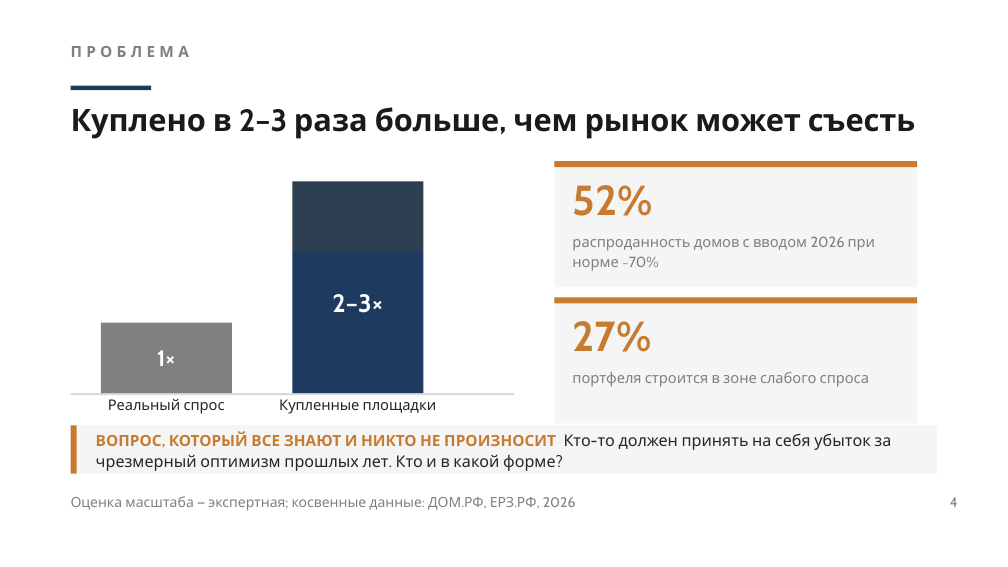
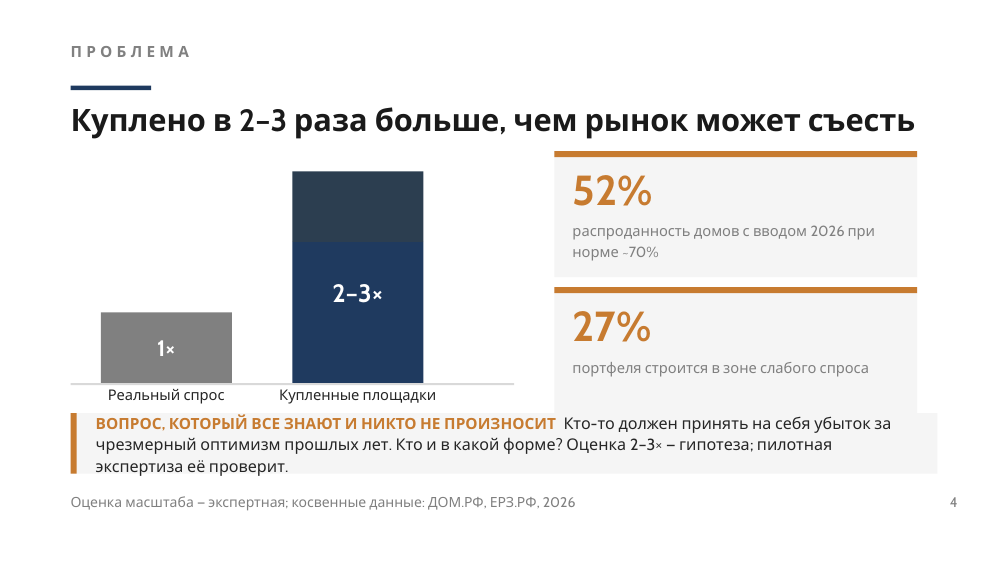
Before and after one commit to mail3875751-glitch/Solfeggio-2, a slide deck: slide 4 of Новое начало/Время партнёрских конструкций — внутренняя презентация (v2).pptx. Drawn at 1008x567 pixels with LibreOffice and Linux fonts; fonts in the diff are those of the drawing. Boxes give left, top, right and bottom in pixels: in the first picture for what was removed or moved away, otherwise in the second. Text is boxed around its words. In the diff, an @@ line names an element or a change of style, - is before the commit and + after.

```diff
--- a/Новое начало/Время партнёрских конструкций — внутренняя презентация (v2).pptx
+++ b/Новое начало/Время партнёрских конструкций — внутренняя презентация (v2).pptx
@@ 8 texts, 8 rectangles: place and size @@
-8 texts, 8 rectangles at [71, 161, 917, 423]
+8 texts, 8 rectangles at [71, 151, 917, 413]
@@ rectangle: place and size @@
-rectangle at [71, 425, 937, 474]
+rectangle at [71, 413, 937, 474]
@@ rectangle: place and size @@
-rectangle at [71, 425, 77, 474]
+rectangle at [71, 413, 77, 474]
@@ text at [96, 415, 891, 476]: text changed @@
-ВОПРОС, КОТОРЫЙ ВСЕ ЗНАЮТ И НИКТО НЕ ПРОИЗНОСИТ Кто-то должен принять на себя убыток за чрезмерный оптимизм прошлых лет. Кто и в какой форме?
+ВОПРОС, КОТОРЫЙ ВСЕ ЗНАЮТ И НИКТО НЕ ПРОИЗНОСИТ Кто-то должен принять на себя убыток за чрезмерный оптимизм прошлых лет. Кто и в какой форме? Оценка 2–3× — гипотеза; пилотная экспертиза её проверит.
```
Also in this commit, not shown: 8 other slides changed.
